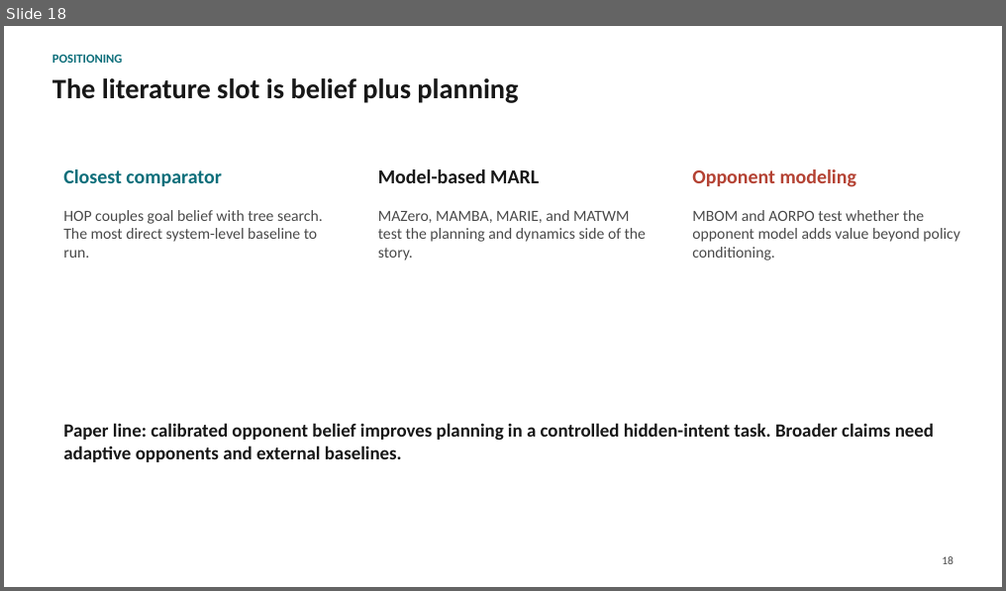
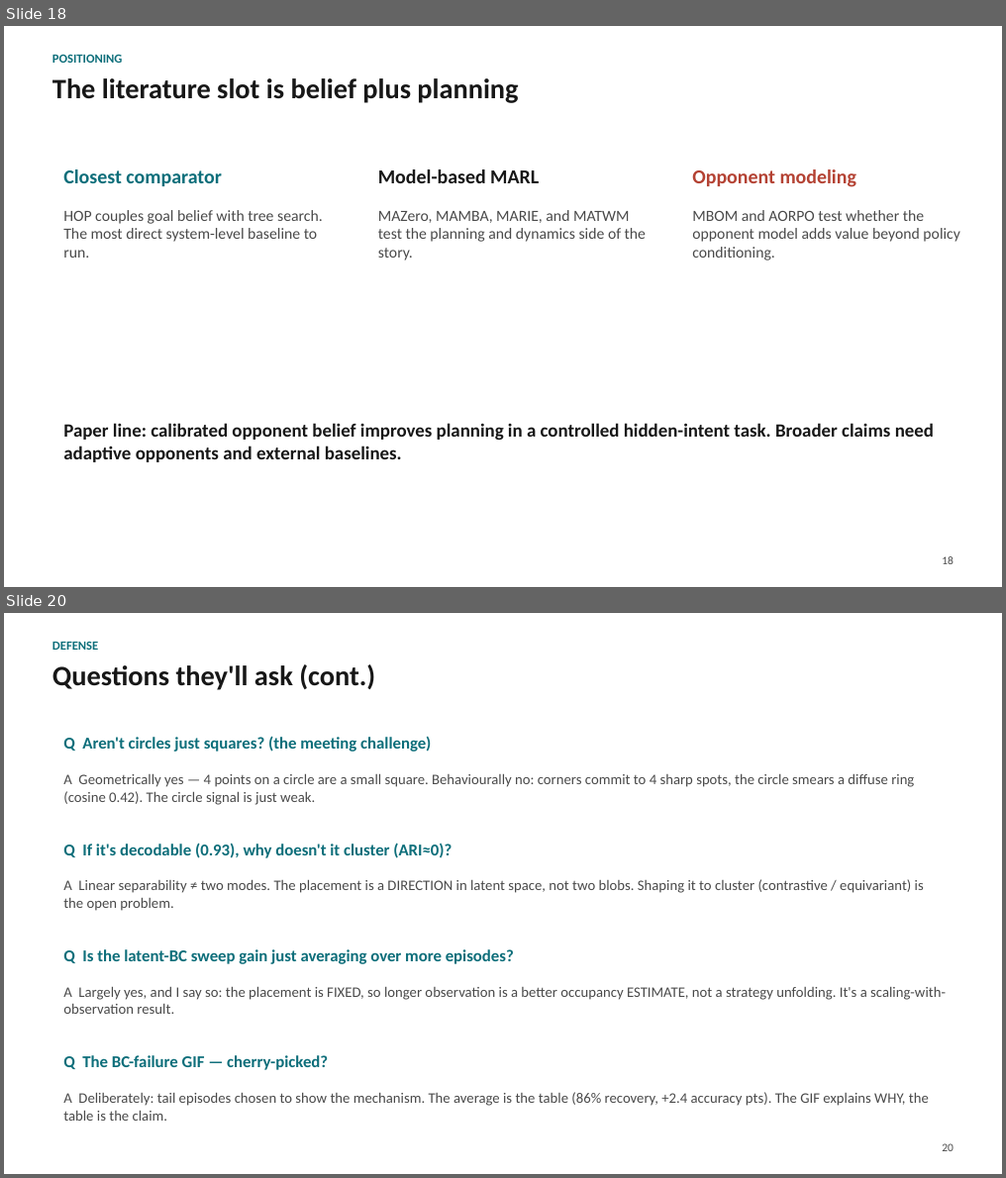
Before and after one commit to rlogger/marl-opp-aware, a slide deck: marl_opp_aware_results.pptx. Shown one above the other, each under a label of ours: slide 18 before the commit, slides 18 and 20 after it; the slides between them are not shown. The pictures are 1006x591 and 1006x1178 pixels, drawn with LibreOffice and Linux fonts; fonts in the diff are those of the drawing. Boxes give left, top, right and bottom in pixels: in the first picture for what was removed or moved away, otherwise in the second. Text is boxed around its words. In the diff, an @@ line names an element or a change of style, - is before the commit and + after.

Commit message:
deck: add anticipated-questions slides to defend every plot

```diff
--- a/marl_opp_aware_results.pptx
+++ b/marl_opp_aware_results.pptx
@@ slide 20 added at (x1=4, y1=613, x2=1002, y2=1174), background #FFFFFF @@
@@ text added at (x1=53, y1=642, x2=98, y2=650), 12 pt, text #0D6E7A, bold @@
+DEFENSE
@@ text added at (x1=53, y1=664, x2=375, y2=690), 27 pt, text #171717, bold @@
+Questions they'll ask (cont.)
@@ text added at (x1=63, y1=736, x2=431, y2=752), 16 pt, text #0D6E7A, bold @@
+Q Aren't circles just squares? (the meeting challenge)
@@ text added at (x1=63, y1=774, x2=914, y2=805), 14 pt, text #4A4A4A @@
+A Geometrically yes — 4 points on a circle are a small square. Behaviourally no: corners commit to 4 sharp spots, the circle smears a diffuse ring (cosine 0.42). The circle signal is just weak.
@@ text added at (x1=63, y1=843, x2=451, y2=859), 16 pt, text #0D6E7A, bold @@
+Q If it's decodable (0.93), why doesn't it cluster (ARI≈0)?
@@ text added at (x1=63, y1=879, x2=924, y2=911), 14 pt, text #4A4A4A @@
+A Linear separability ≠ two modes. The placement is a DIRECTION in latent space, not two blobs. Shaping it to cluster (contrastive / equivariant) is the open problem.
@@ text added at (x1=63, y1=950, x2=514, y2=964), 16 pt, text #0D6E7A, bold @@
+Q Is the latent-BC sweep gain just averaging over more episodes?
@@ text added at (x1=63, y1=987, x2=945, y2=1014), 14 pt, text #4A4A4A @@
+A Largely yes, and I say so: the placement is FIXED, so longer observation is a better occupancy ESTIMATE, not a strategy unfolding. It's a scaling-with-observation result.
@@ text added at (x1=63, y1=1056, x2=328, y2=1070), 16 pt, text #0D6E7A, bold @@
+Q The BC-failure GIF — cherry-picked?
@@ text added at (x1=63, y1=1092, x2=929, y2=1121), 14 pt, text #4A4A4A @@
+A Deliberately: tail episodes chosen to show the mechanism. The average is the table (86% recovery, +2.4 accuracy pts). The GIF explains WHY, the table is the claim.
@@ text added at (x1=942, y1=1144, x2=953, y2=1152), 11 pt, text #4A4A4A @@
+20
```
Also in this commit, not shown: 1 slide changed, 1 other slide added, 1 other file.
